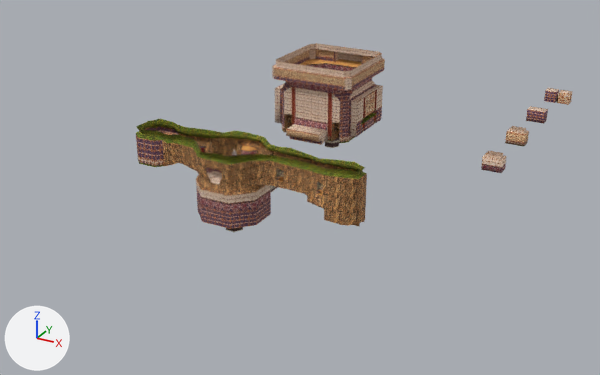
The OBJ model SonicGame3Dv3/res/Models/DryLagoon/DryLagoon.obj, before and after one commit.
Before and after are seen from a 50 mm lens placed at (3783.0, -7031.0, 2787.0), pointed at (343.0, -776.0, -341.0). Arrows for +X, +Y and +Z are at lower left; the lights stay in place. Where no turn or scale is listed for an object, it has been applied to the vertices. Vertices at the same position are counted once.

Objects in the first picture: 'DryLagoon'.
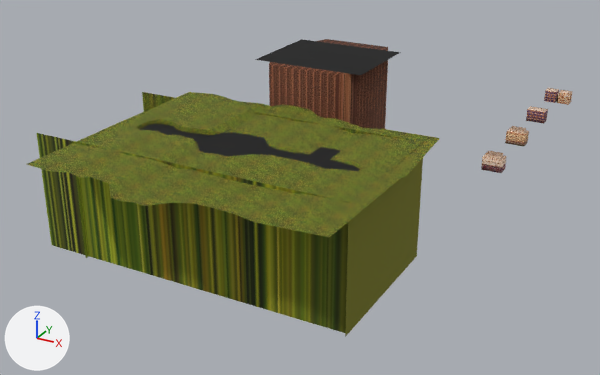
Commit message: Dry Lagoon model updating

The edits, one by one:
me_drylagoon is used by ob_drylagoon; location (0.0, 0.0, 0.0).
me_drylagoon had 2778 vertices, 4378 faces and spanned x -684.0..2184.0, y -2016.0..2004.0, z -366.0..720.0.
me_drylagoon now has 2855 vertices, 4496 faces and spans x -1274.0..2184.0, y -3053.0..2004.0, z -642.0..720.0.
Part 1, on me_drylagoon:
37 vertices are added at x -1274.0..1754.0, y -2904.0..611.0, z -642.0..720.0.
15 new vertices lie (0.0, 818.0, 0.0) away from vertices in x -590.0..1163.0, y -1667.0..-1464.0, z 378.0..430.0.
11 new vertices lie (0.0, -1037.0, 0.0) away from vertices in x -586.0..1168.0, y -2016.0..-1807.0, z 396.0..432.0.
8 new vertices lie (0.0, 0.0, 951.0) away from vertices in x -216.0..706.0, y -553.0..611.0, z -231.0.
6 new vertices lie (0.0, 0.0, 1051.0) away from vertices in x -1274.0..1610.0, y -2396.0..-992.0, z -642.0..-622.0.
4 new faces join them, mat_landtx18_material_24 (picture img_kd_dl_kao1_vq_png).
82 new faces join them, mat_landtx18_material_25 (picture img_kd_dl_kusa1_png).
32 new faces join them, mat_landtx18_material_19 (picture img_kd_dl_kabe4_vq_png).

What differs and where, as boxes (x1, y1, x2, y2) in the pictures (600 x 375 px):
'DryLagoon', reshaped (25% wider, 57% taller): before (136, 43, 573, 232); after (27, 39, 573, 337)
part 1 of me_drylagoon, added (yellow): after (27, 39, 440, 337)
